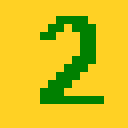
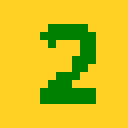
Layers edited between the first and the second 128px x 128px image:
painted on "2" over [48, 16, 104, 104]
